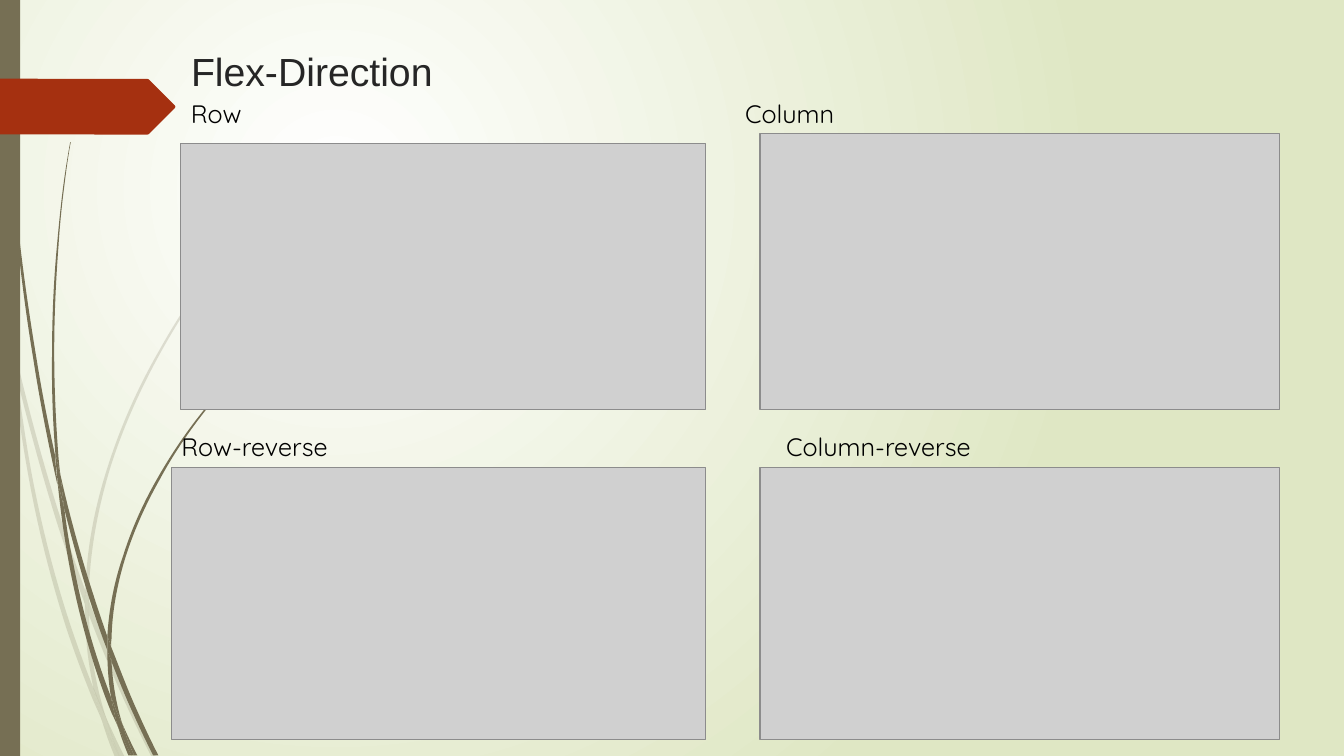
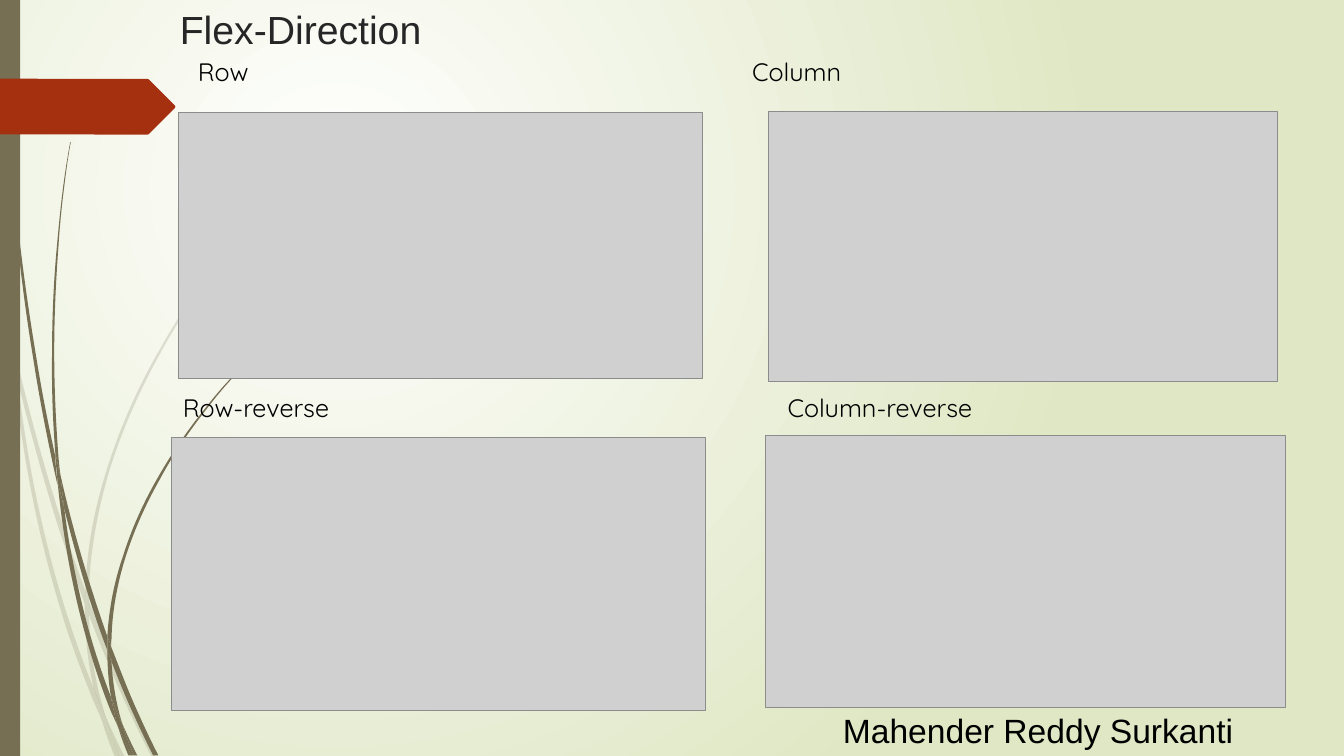
Before and after one commit to Rithima-Reddy/CSS-FLEXBOX, a slide deck: slide 6 of Group No.pptx. Drawn at 1344x756 pixels with LibreOffice and Linux fonts; fonts in the diff are those of the drawing; grey boxes stand for pictures. Boxes give left, top, right and bottom in pixels: in the first picture for what was removed or moved away, otherwise in the second. Text is boxed around its words. In the diff, an @@ line names an element or a change of style, - is before the commit and + after.

```diff
--- a/Group No.pptx
+++ b/Group No.pptx
@@ title "Flex-Direction": place and size @@
-title "Flex-Direction" at bbox=[191, 57, 433, 87]
+title "Flex-Direction" at bbox=[180, 15, 422, 45]
@@ text "Row Column": place and size @@
-text "Row Column" at bbox=[191, 104, 834, 124]
+text "Row Column" at bbox=[198, 62, 841, 82]
@@ picture: place and size @@
-picture at bbox=[181, 143, 706, 409]
+picture at bbox=[178, 113, 703, 379]
@@ picture: place and size @@
-picture at bbox=[760, 134, 1280, 410]
+picture at bbox=[768, 112, 1277, 382]
@@ text "Row-reverse Column-reverse" rewrapped from bbox=[181, 430, 971, 457] to bbox=[183, 391, 973, 424] @@
@@ picture: place and size @@
-picture at bbox=[171, 468, 706, 740]
+picture at bbox=[171, 438, 706, 710]
@@ picture: place and size @@
-picture at bbox=[760, 468, 1280, 740]
+picture at bbox=[766, 436, 1287, 708]
@@ text added at bbox=[843, 718, 1233, 750], 24 pt, text #000000 @@
+Mahender Reddy Surkanti
```
Also in this commit, not shown: 9 other slides changed.
